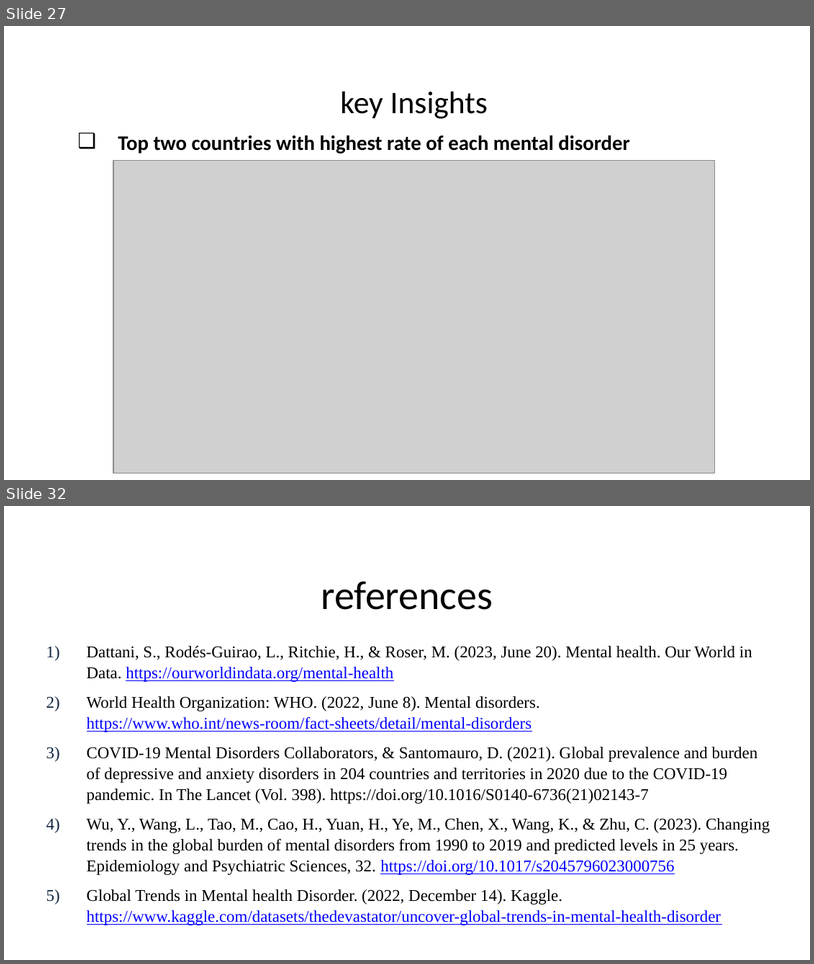
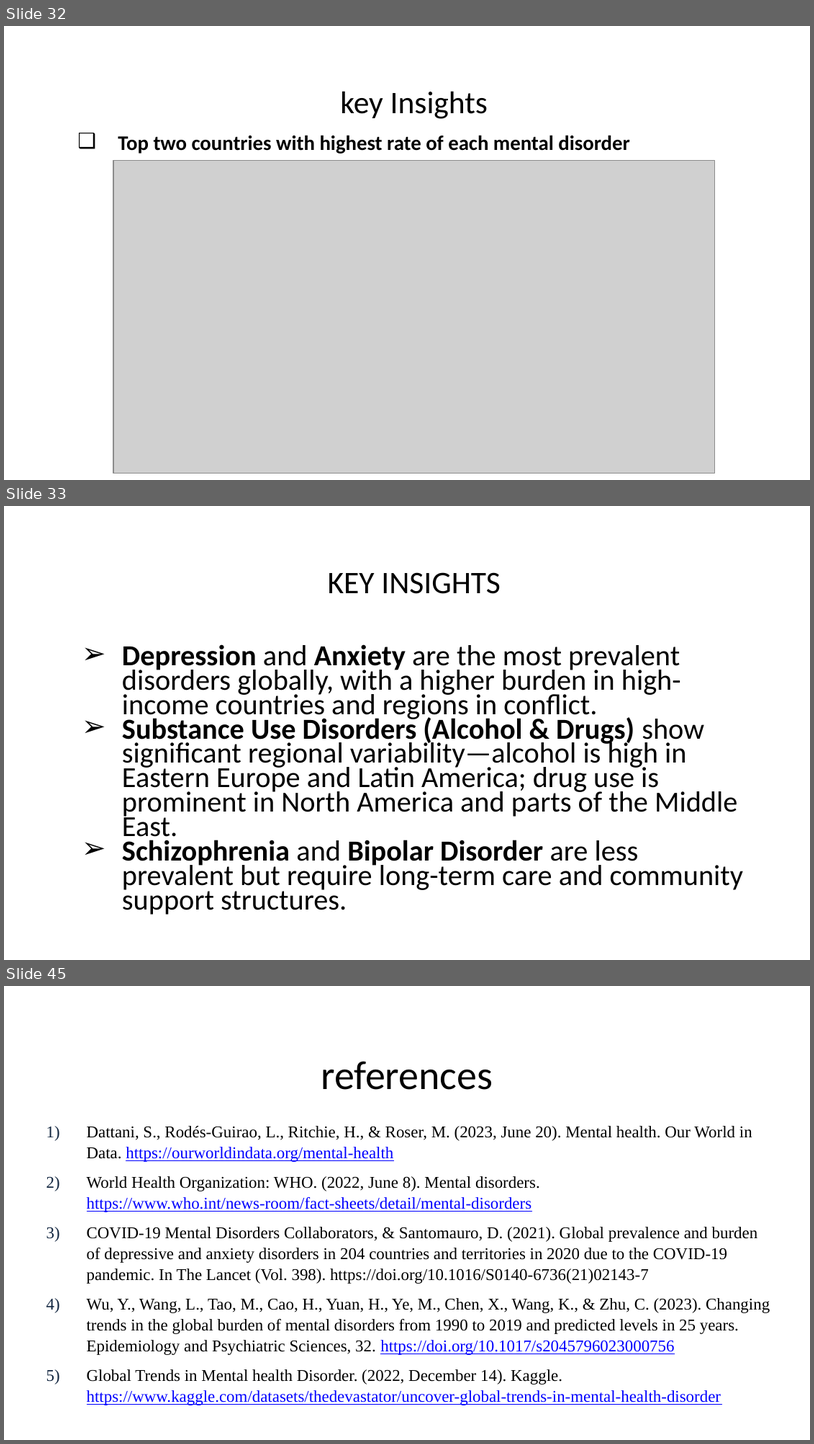
Before and after one commit to Sridhar-MSinDS/Health-Information-Technology-750, a slide deck: FinalPresentation_Team3_HIT750.pptx. Shown one above the other, each under a label of ours: slides 27 and 32 before the commit, slides 32, 33 and 45 after it; the slides between them are not shown. The pictures are 814x964 and 814x1444 pixels, drawn with LibreOffice and Linux fonts; fonts in the diff are those of the drawing; grey boxes stand for pictures; background and template pictures are left out. Boxes give left, top, right and bottom in pixels: in the first picture for what was removed or moved away, otherwise in the second. Text is boxed around its words. In the diff, an @@ line names an element or a change of style, - is before the commit and + after.

```diff
--- a/FinalPresentation_Team3_HIT750.pptx
+++ b/FinalPresentation_Team3_HIT750.pptx
@@ slide 33 added at bbox=[4, 506, 810, 960], background #FFFFFF @@
@@ text added at bbox=[328, 572, 501, 594], 28 pt, text #000000 @@
+KEY INSIGHTS
@@ text added at bbox=[122, 644, 744, 914], 25.9 pt, text #000000 @@
+➢ Depression and Anxiety are the most prevalent disorders globally, with a higher burden in high-income countries and regions in conflict.
+➢ Substance Use Disorders (Alcohol & Drugs) show significant regional variability—alcohol is high in Eastern Europe and Latin America; drug use is prominent in North America and parts of the Middle East.
+➢ Schizophrenia and Bipolar Disorder are less prevalent but require long-term care and community support structures.
@@ what was slide 27 is now slide 32 @@
@@ what was slide 32 is now slide 45 @@
```
Also in this commit, not shown: 3 slides changed, 17 other slides added, 5 slides removed.
